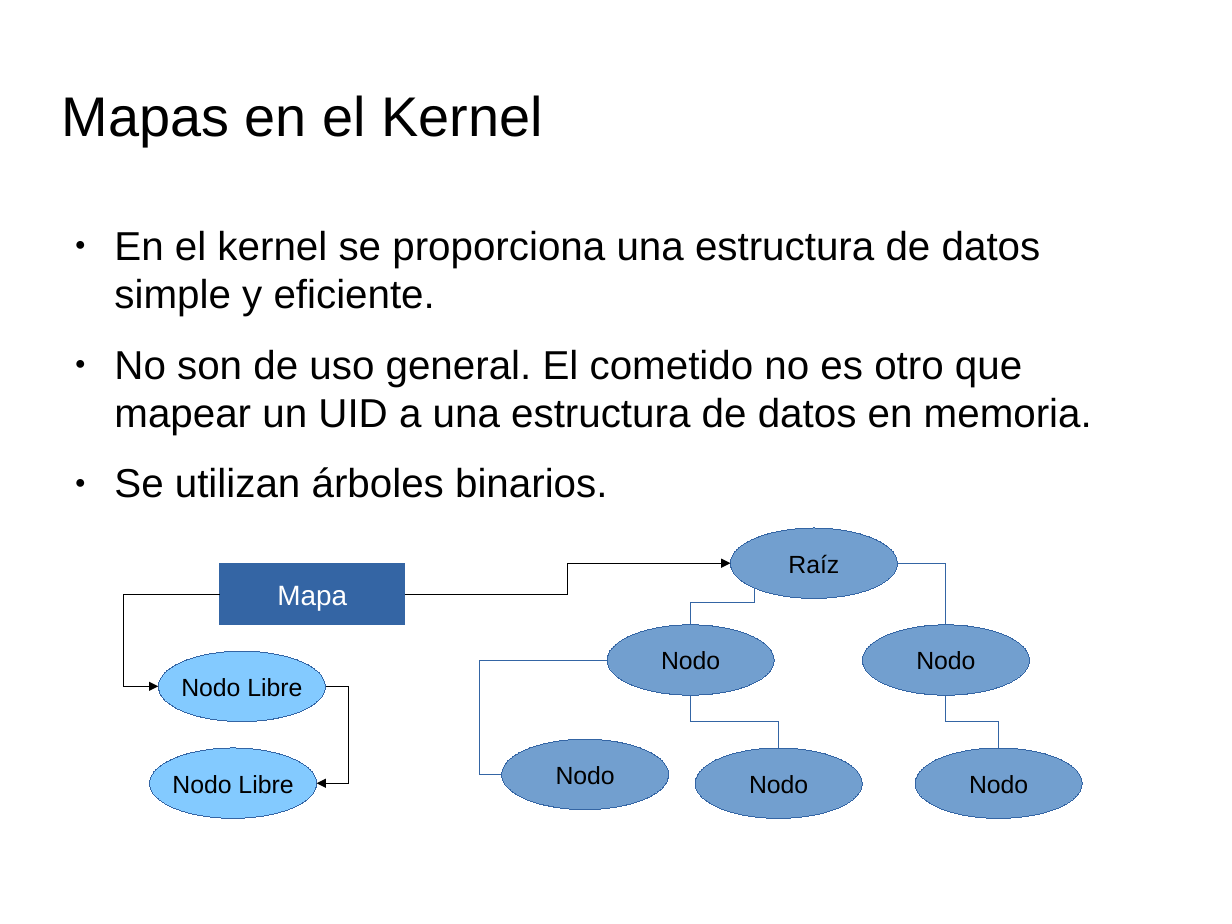
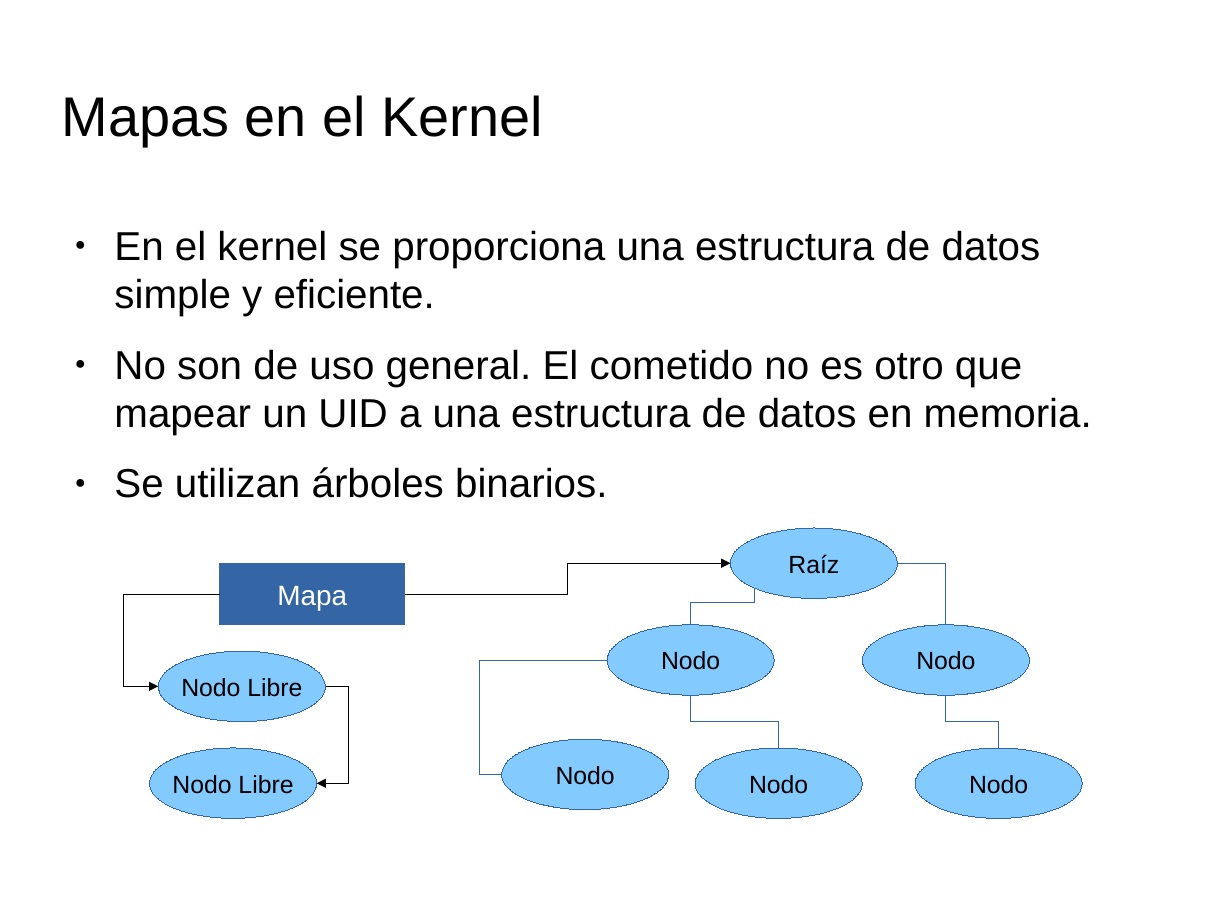
Before and after one commit to tombe85/lin, a slide deck: slide 6 of presentacion/EstructurasDeDatosKernelMigVersion.odp. Drawn at 1232x924 pixels with LibreOffice and Linux fonts; fonts in the diff are those of the drawing; background and template pictures are left out. Boxes give left, top, right and bottom in pixels: in the first picture for what was removed or moved away, otherwise in the second. Text is boxed around its words. In the diff, an @@ line names an element or a change of style, - is before the commit and + after.

```diff
--- a/presentacion/EstructurasDeDatosKernelMigVersion.odp
+++ b/presentacion/EstructurasDeDatosKernelMigVersion.odp
@@ fill #729FCF to #83CAFF in 6 elements at [731, 528, 899, 598], [607, 625, 775, 695], [863, 625, 1031, 695], [502, 739, 670, 809], [695, 748, 863, 818], [916, 748, 1083, 818] @@
```
Also in this commit, not shown: 3 other slides changed, 10 slides added, 1 other file.
